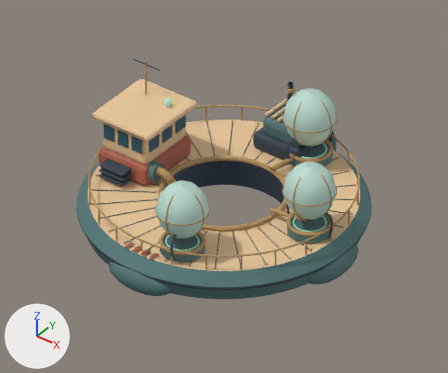
Two versions of the Blender file studies/sirocco-oasis/blender/harvester.blend, one commit apart.
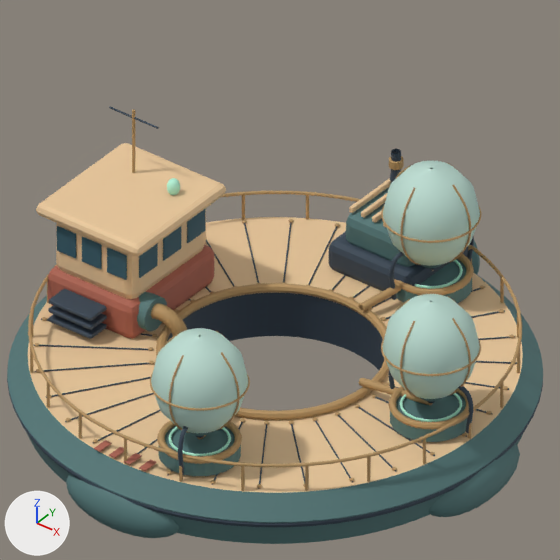
Each version appears first from the file's camera 'Camera.002', and next in a close-up on the part from 16% to 85% of the width and 0% to 83% of the height. Every picture has the same lights, and +X, +Y and +Z are marked at lower left. The first two pictures are the older version.

In view in the first close-up: 'Annular_working_deck', 'Cooling_fin', 'Cooling_fin.001', 'Cooling_fin.002', 'Engine_block', 'Engine_cradle', 'Engine_duct', 'Exhaust_collar', 'Exhaust_stack', 'Float_sponson.003', 'Inside_safety_lip', 'Perimeter_lifeline', 'Water_bladder.001', 'Water_bladder.002', 'Water_bladder.003', 'Wheelhouse_body', 'Wheelhouse_lower', 'Wheelhouse_roof' and 78 more.
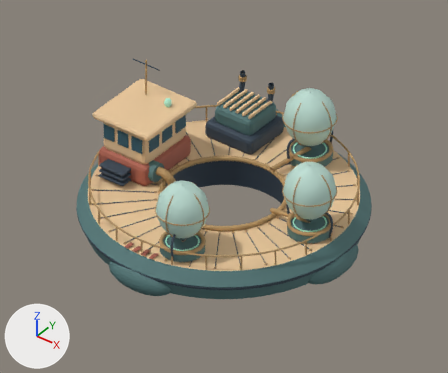
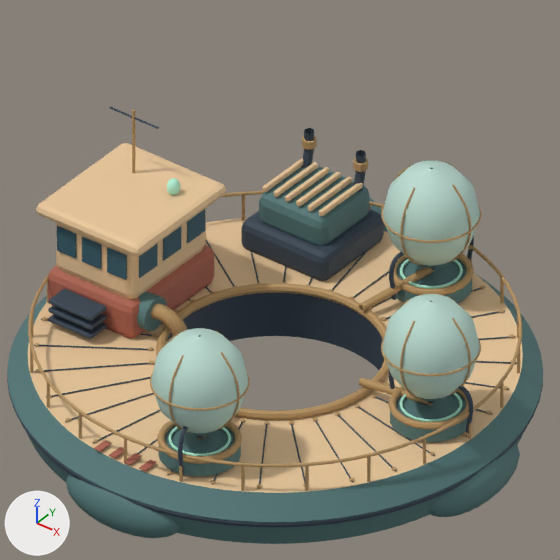
Pixel boxes [x1, y1, x2, y2] of what changed, in the close-ups (560 x 560 px):
'Engine_cradle', moved: before [329, 231, 468, 291]; after [242, 209, 384, 281]
'Engine_block', moved: before [346, 188, 415, 267]; after [259, 166, 369, 246]
'Cooling_fin', moved: before [349, 178, 391, 213]; after [262, 158, 304, 192]
'Cooling_fin.001', moved: before [361, 193, 387, 218]; after [274, 162, 318, 197]
'Exhaust_stack', moved: before [388, 149, 401, 188]; after [301, 128, 314, 168]
'Cooling_fin.002', moved: before [372, 210, 382, 222]; after [285, 167, 329, 202]
'Cooling_fin.003', moved (not visible before): after [296, 172, 340, 207]
'Cooling_fin.004', moved (not visible before): after [308, 177, 352, 212]
'Cooling_fin.005', moved (not visible before): after [319, 183, 363, 216]
'Exhaust_collar', moved: before [389, 156, 404, 170]; after [302, 136, 317, 149]
'Exhaust_stack.001', moved (not visible before): after [353, 150, 366, 192]
'Engine_duct', moved (mostly hidden): before [472, 241, 480, 274]; after [369, 197, 388, 232]
'Exhaust_collar.001', moved (not visible before): after [353, 158, 368, 172]

Edits to the bpy script that builds the scene:
```text
Change ob_engine_cradle:
    ob_engine_cradle.location: (0.0, 3.01, 0.95) -> (-1.35, 2.66, 0.95)
Change ob_engine_block:
    ob_engine_block.location: (0.0, 3.05, 1.38) -> (-1.35, 2.7, 1.38)
Change ob_cooling_fin:
    ob_cooling_fin.location: (-0.53, 3.02, 1.73) -> (-1.88, 2.67, 1.73)
Change ob_cooling_fin_001:
    ob_cooling_fin_001.location: (-0.32, 3.02, 1.73) -> (-1.67, 2.67, 1.73)
Change ob_cooling_fin_002:
    ob_cooling_fin_002.location: (-0.11, 3.02, 1.73) -> (-1.46, 2.67, 1.73)
Change ob_cooling_fin_003:
    ob_cooling_fin_003.location: (0.1, 3.02, 1.73) -> (-1.25, 2.67, 1.73)
Change ob_cooling_fin_004:
    ob_cooling_fin_004.location: (0.31, 3.02, 1.73) -> (-1.04, 2.67, 1.73)
Change ob_cooling_fin_005:
    ob_cooling_fin_005.location: (0.52, 3.02, 1.73) -> (-0.83, 2.67, 1.73)
Change ob_exhaust_stack:
    ob_exhaust_stack.location: (0.0, 0.0, 0.0) -> (-1.35, -0.35, 0.0)
Change ob_exhaust_collar:
    ob_exhaust_collar.location: (-0.48, 3.55, 2.05) -> (-1.83, 3.2, 2.05)
Change ob_exhaust_stack_001:
    ob_exhaust_stack_001.location: (0.0, 0.0, 0.0) -> (-1.35, -0.35, 0.0)
Change ob_exhaust_collar_001:
    ob_exhaust_collar_001.location: (0.48, 3.55, 2.05) -> (-0.87, 3.2, 2.05)
Change ob_engine_duct:
    ob_engine_duct.location: (0.0, 4.01, 0.45) -> (-1.35, 3.66, 0.45)
```
